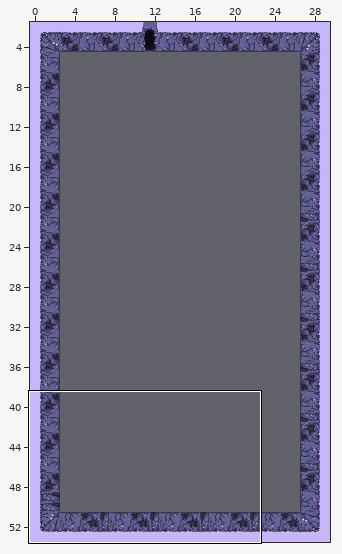
Tiled map, stored at Obligatorio2/ObligatorioProduccion/Assets/SuperTiled2Unity/Walls.tmx. Above, an overview of the earlier version with the close-up marked.
Close-up. As it was:
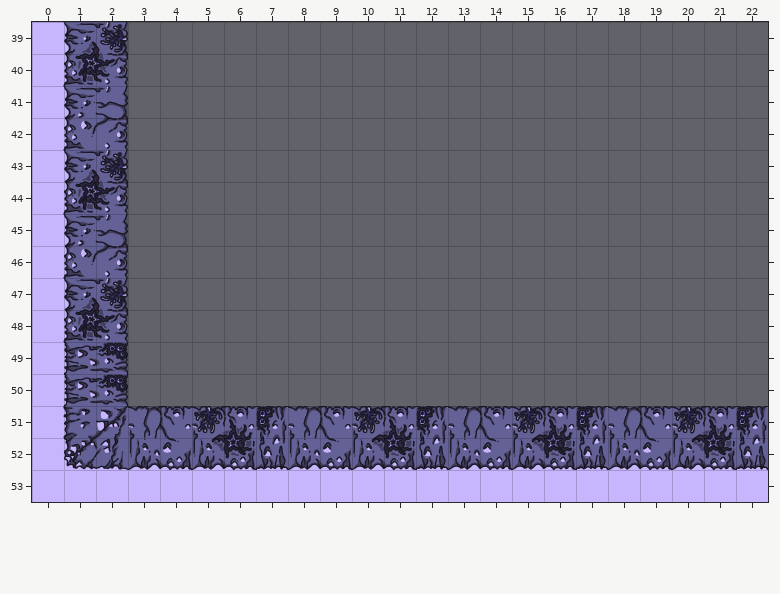
Cells are 80x80 px. Shown: x 0..22, y 39..53. The commit also changed other parts of the map, which this record leaves out.
The result:
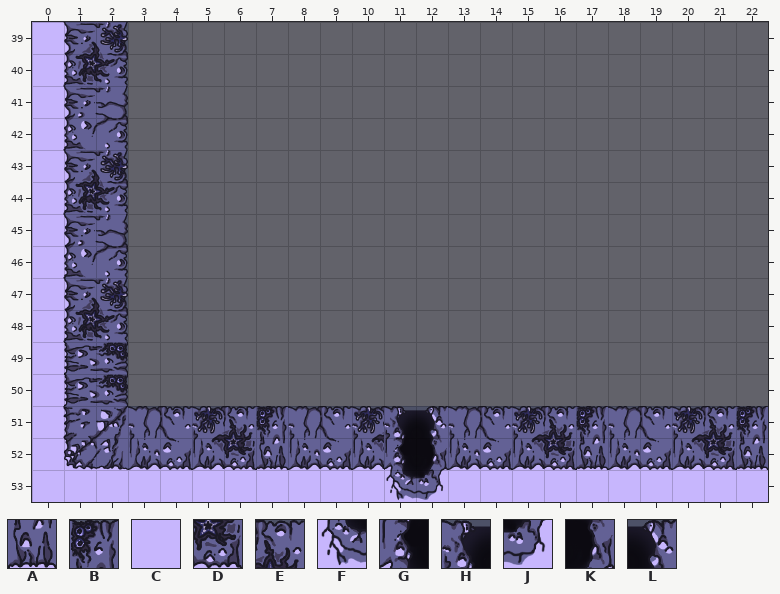
Key: from "Map1_tilesheet": A 2 turned 270, B 3 turned 270, C 23, D 26 turned 270, E 27 turned 270; from "Puerta1Actualizada": F 0 turned 270, G 1 turned 270, H 2 turned 270, J 3 turned 270, K 4 turned 270, L 5 turned 270.
_ is an empty cell.
What changed:
Layer "visible":
y 51: x 11..12 EB -> HL
y 52: x 11..12 DA -> GK
y 53: x 11..12 CC -> FJ
Where, in picture pixels (left, top, right, bottom), the same in both close-ups:
changed: (384, 406, 448, 501)
